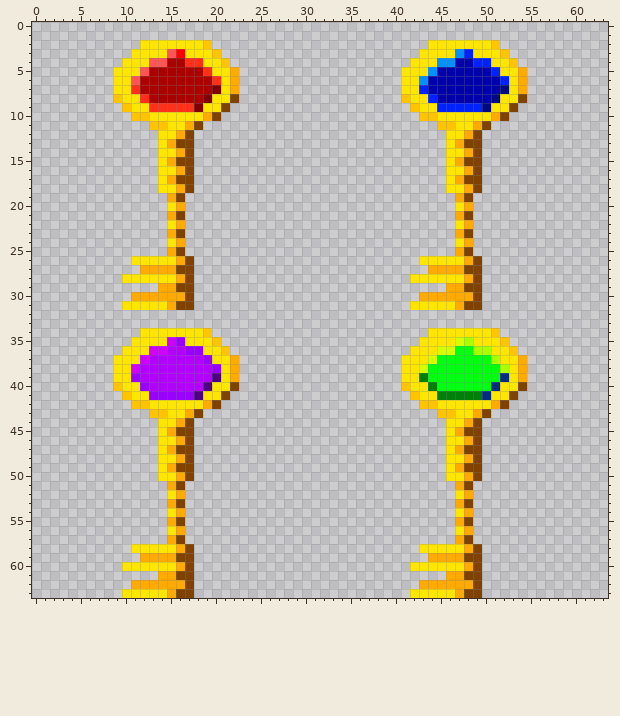
Pixel-art sprite, stored at Assets/Art/Sprites/Keys/Keys.png. That is the earlier state.
The file is 64x64 pixels.
After:
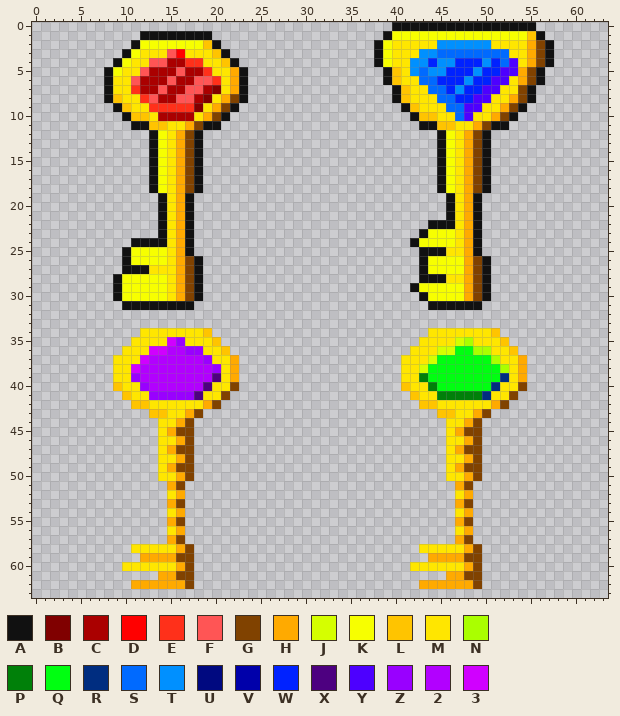
Palette (. is transparent): A #111111  B #800000  C #aa0000  D #ff0000  E #ff301a  F #ff5555  G #804200  H #ffaa00  J #d5ff00  K #f7ff00  L #ffc400  M #ffe600  N #aaff00  P #008009  Q #00ff11  R #002d80  S #006aff  T #0090ff  U #000980  V #0000aa  W #0022ff  X #4d0080  Y #4d00ff  Z #9900ff  2 #b200ff  3 #d000ff
Changes in this commit:
Changed rows in their new state; - is an unchanged pixel.
first column x 8:
 0 --------------------------------AAAAAAAAAAAAAAAA--
 1 ----AAAAAAAA-------------------AKKKKKKKKKKKKKKKLA-
 2 ---AKKKKKKK-A-----------------AKMMMM-TTTTTTMMMMHGA
 3 --AK---------A----------------AKMMMTTSSSSSSSSMMHGA
 4 -AK-----------A---------------AKMMTTW--WW-TWSYMHGA
 5 AK------F------A---------------AL-TS-TWWWTW-YY-GA-
 6 A------F--FF---A---------------AL--SSWWWTWWYY--GA-
 7 A-----F--FF----A----------------AL-MSSWTWWYYM-GA--
 8 A----F--FF---H-A----------------A---MSSWWYYM-H-A--
 9 -A----------H-A------------------A---MSSYYM-H-A---
10 --A---CCCC---A--------------------A----SY----A----
11 ---AA------AA----------------------AA------AA-----
12 -----AK---A--------------------------AK---A-------
13 -----AKMH-A--------------------------AKMH-A-------
14 -----AK---A--------------------------AK---A-------
15 -----AKMH-A--------------------------AKMH-A-------
16 -----AK---A--------------------------AK---A-------
17 -----AKMH-A--------------------------AKMH-A-------
18 -----AK---A--------------------------AK---A-------
19 ------AMHA----------------------------AMHA--------
20 ------A--A----------------------------A--A--------
21 ------AMHA----------------------------AMHA--------
22 ------A--A--------------------------AAA--A--------
23 ------AMHA-------------------------AKKKMHA--------
24 ---AAAA--A------------------------AKKKK--A--------
25 --AKKKKMHA-------------------------AAAMMHA--------
26 --AKKKK---A------------------------AKKKK--A-------
27 --AAAMMMH-A------------------------AKKKKH-A-------
28 -AKKKKK---A-----------------------.AAA----A-------
29 -AKKKKKMH-A-----------------------AKKKKKH-A-------
30 -AKKKKKM--A------------------------AKKKK--A-------
31 --AAAAAAAA------------------------..AAAAAA--------
first column x 10:
63 ........------------------------........
Changed places in both pictures, as pixel boxes (x1, y1, x2, y2):
changed: (374, 22, 554, 310)
changed: (104, 31, 248, 310)
erased: (122, 589, 194, 598)
erased: (410, 589, 482, 598)
